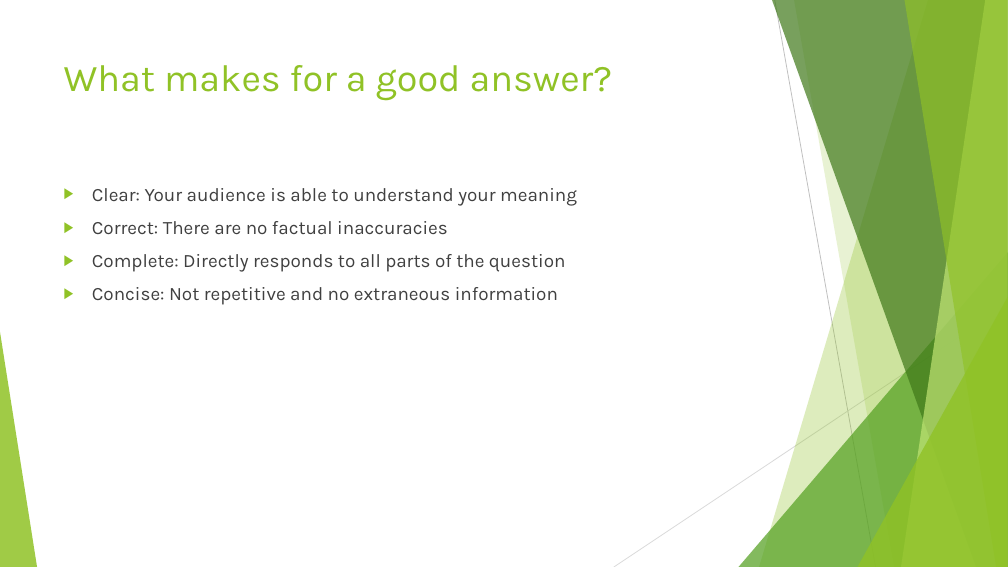
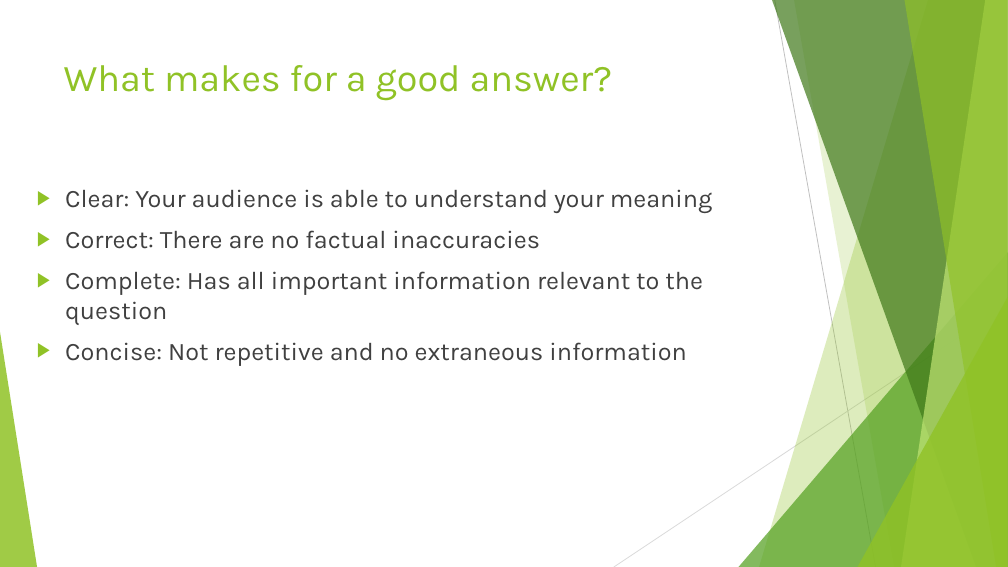
Before and after one commit to DavidBraslow/Neural-Network-Interviews, a slide deck: slide 7 of Neural Network Interviews Slides v2.pptx (slide 6 before the commit). Drawn at 1008x567 pixels with LibreOffice and Linux fonts; fonts in the diff are those of the drawing. Boxes give left, top, right and bottom in pixels: in the first picture for what was removed or moved away, otherwise in the second. Text is boxed around its words. In the diff, an @@ line names an element or a change of style, - is before the commit and + after.

```diff
--- a/Neural Network Interviews Slides v2.pptx
+++ b/Neural Network Interviews Slides v2.pptx
@@ text "Clear: Your audience is able ...": place and size @@
-text "Clear: Your audience is able ..." at bbox=[92, 188, 577, 305]
+text "Clear: Your audience is able ..." at bbox=[65, 189, 713, 366]
@@ text at bbox=[65, 189, 713, 366]: size 18 to 24 pt in "Clear: Your audience is able to understand ...", "Correct: There are no factual inaccuracies", "Concise: Not repetitive and no extraneous information" @@
@@ text at bbox=[65, 271, 703, 325]: text changed; size 18 to 24 pt @@
-▶ Complete: Directly responds to all parts of the question
+▶ Complete: Has all important information relevant to the question
```
Also in this commit, not shown: 4 other slides changed, 6 slides added, 3 slides removed, 2 other files.
